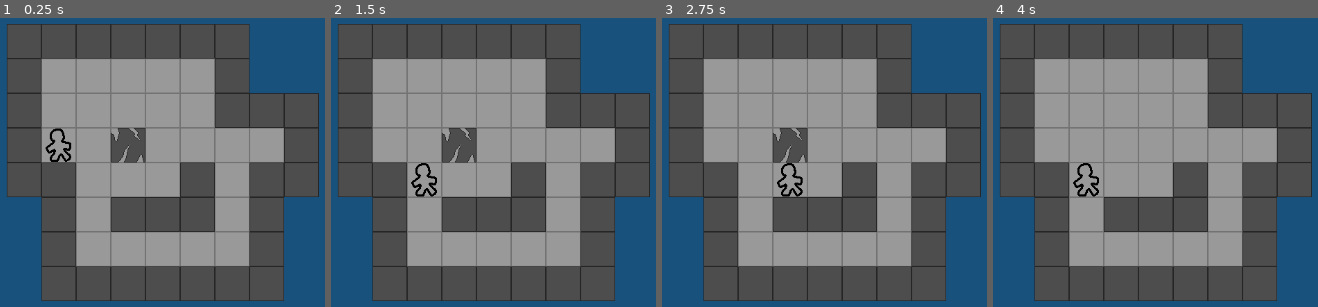
Above: before the commit, frames 1-4 (left to right).
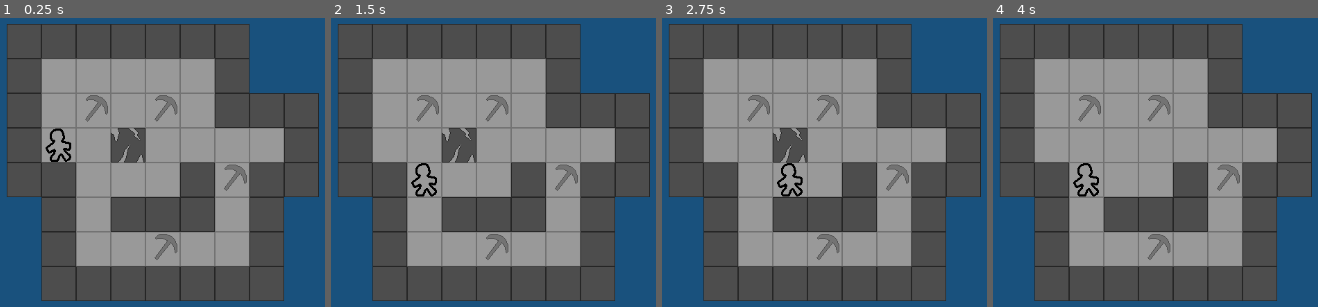
Above: after the commit, the same moments.

Repository: dyllandry/Dwarf-Spelunking
Game: Godot game, scene res://test.tscn
The game is run twice, just before and just after one commit, with the same random seed, the same clock (stepped at 60 frames per second) and the same inputs.
Inputs:
- Up to frame 1 (0.25 s): no input
- Up to frame 2 (1.5 s): tap Enter at 0.5 s; hold D (move_right) 0.53-1.28 s; tap Space at 1.25 s; hold S (move_down) from 1.28 s (still down)
- Up to frame 3 (2.75 s): tap Enter at 2 s; release S (move_down) at 2.03 s; hold D (move_right) from 2.03 s (still down)
- Up to frame 4 (4 s): tap Space at 2.75 s; release D (move_right) at 2.78 s; hold W (move_up) 2.78-3.53 s; tap Enter at 3.5 s; hold Left (move_left) from 3.53 s (still down)

The runs differ from the first frame. In frame 1, 1.0% of the frame differs, in the area x 26-76%, y 26-84%; in frame 2, 1.0%; in frame 3, 1.0%; in frame 4, 1.0%.

Commit message:
add pickupable pickaxe

Diff:
--- /dev/null
+++ b/pickaxe.gd
@@ -0,0 +1,7 @@
+extends Node2D
+
+
+func _on_static_body_2d_interacted():
+	var player = get_tree().get_nodes_in_group("Player")[0]
+	player.add_pickaxe()
+	queue_free()
--- /dev/null
+++ b/pickaxe.tscn
@@ -0,0 +1,24 @@
+[gd_scene load_steps=5 format=3 uid="uid://oabhyf3j32bb"]
+
+[ext_resource type="Script" path="res://pickaxe.gd" id="1_0etpl"]
+[ext_resource type="Texture2D" uid="uid://buygnyqc60oct" path="res://assets/pickaxe.png" id="1_jyim1"]
+[ext_resource type="Script" path="res://interactable.gd" id="3_wg7ko"]
+
+[sub_resource type="RectangleShape2D" id="RectangleShape2D_qfhr7"]
+size = Vector2(50, 50)
+
+[node name="Pickaxe" type="Node2D"]
+script = ExtResource("1_0etpl")
+
+[node name="Sprite2D" type="Sprite2D" parent="."]
+texture = ExtResource("1_jyim1")
+
+[node name="StaticBody2D" type="StaticBody2D" parent="."]
+collision_layer = 2
+collision_mask = 0
+script = ExtResource("3_wg7ko")
+
+[node name="CollisionShape2D" type="CollisionShape2D" parent="StaticBody2D"]
+shape = SubResource("RectangleShape2D_qfhr7")
+
+[connection signal="interacted" from="StaticBody2D" to="." method="_on_static_body_2d_interacted"]
--- a/player.gd
+++ b/player.gd
@@ -2,15 +2,17 @@
 
 var move_distance = 50 # Move distance in pixels
 
-var barrier_left  = false
+var barrier_left = false
 var barrier_right = false
-var barrier_up    = false
-var barrier_down  = false
+var barrier_up = false
+var barrier_down = false
 
-var interactable_left  = null
+var interactable_left = null
 var interactable_right = null
-var interactable_up    = null
-var interactable_down  = null
+var interactable_up = null
+var interactable_down = null
+
+var pickaxes: int = 0
 
 # Called when the node enters the scene tree for the first time.
 func _ready():
@@ -19,26 +21,37 @@
 
 # Called every frame. 'delta' is the elapsed time since the previous frame.
 func _process(_delta):
+	interact_by_input()
+	move_by_input()
+
+
+func add_pickaxe():
+	pickaxes += 1
+
+
+func interact_by_input():
+	if Input.is_action_just_pressed("move_left") && facing_interactable('left'):
+		interactable_left.interact()
+	if Input.is_action_just_pressed("move_right") && facing_interactable('right'):
+		interactable_right.interact()
+	if Input.is_action_just_pressed("move_up") && facing_interactable('up'):
+		interactable_up.interact()
+	if Input.is_action_just_pressed("move_down") && facing_interactable('down'):
+		interactable_down.interact()
+
+
+func move_by_input():
 	var direction = Vector2.ZERO
-	if Input.is_action_just_pressed("move_left")  && !barrier_left:
+	if Input.is_action_just_pressed("move_left") && !barrier_left:
 		direction.x = -1
 	if Input.is_action_just_pressed("move_right") && !barrier_right:
 		direction.x = 1
-	if Input.is_action_just_pressed("move_up")    && !barrier_up:
+	if Input.is_action_just_pressed("move_up") && !barrier_up:
 		direction.y = -1
-	if Input.is_action_just_pressed("move_down")  && !barrier_down:
+	if Input.is_action_just_pressed("move_down") && !barrier_down:
 		direction.y = 1
 
 	position += direction * move_distance
-
-	if Input.is_action_just_pressed("move_left")  && facing_interactable('left'):
-		interactable_left.interact()
-	if Input.is_action_just_pressed("move_right") && facing_interactable('right'):
-		interactable_right.interact()
-	if Input.is_action_just_pressed("move_up")    && facing_interactable('up'):
-		interactable_up.interact()
-	if Input.is_action_just_pressed("move_down")  && facing_interactable('down'):
-		interactable_down.interact()
 
 
 func _physics_process(_delta):
@@ -49,25 +62,25 @@
 func update_barriers():
 	var barrier_mask = 0b00000000_00000000_00000000_00000001
 
-	var left_result  = ray('left',  barrier_mask)
+	var left_result = ray('left', barrier_mask)
 	var right_result = ray('right', barrier_mask)
-	var up_result    = ray('up',    barrier_mask)
-	var down_result  = ray('down',  barrier_mask)
+	var up_result = ray('up', barrier_mask)
+	var down_result = ray('down', barrier_mask)
 
-	barrier_left  = left_result.has("collider")
+	barrier_left = left_result.has("collider")
 	barrier_right = right_result.has("collider")
-	barrier_up    = up_result.has("collider")
-	barrier_down  = down_result.has("collider")
+	barrier_up = up_result.has("collider")
+	barrier_down = down_result.has("collider")
 
 
 func facing_interactable(direction):
-	if (direction == 'left'  && interactable_left != null  && interactable_left.has_method('interact')):
+	if (direction == 'left' && interactable_left != null && interactable_left.has_method('interact')):
 		return true
 	if (direction == 'right' && interactable_right != null && interactable_right.has_method('interact')):
 		return true
-	if (direction == 'up'    && interactable_up != null    && interactable_up.has_method('interact')):
+	if (direction == 'up' && interactable_up != null && interactable_up.has_method('interact')):
 		return true
-	if (direction == 'down'  && interactable_down != null  && interactable_down.has_method('interact')):
+	if (direction == 'down' && interactable_down != null && interactable_down.has_method('interact')):
 		return true
 
 
@@ -78,10 +91,10 @@
 	interactable_down  = null
 
 	var interactable_collision_mask = 0b00000000_00000000_00000000_00000010
-	var left_result  = ray('left',  interactable_collision_mask)
+	var left_result = ray('left', interactable_collision_mask)
 	var right_result = ray('right', interactable_collision_mask)
-	var up_result    = ray('up',    interactable_collision_mask)
-	var down_result  = ray('down',  interactable_collision_mask)
+	var up_result = ray('up', interactable_collision_mask)
+	var down_result = ray('down', interactable_collision_mask)
 
 	if (left_result.has("collider")):
 		interactable_left = left_result.collider
--- a/player.tscn
+++ b/player.tscn
@@ -3,7 +3,7 @@
 [ext_resource type="Texture2D" uid="uid://cb5urqw4t2vkj" path="res://assets/player.png" id="1_8ikw5"]
 [ext_resource type="Script" path="res://player.gd" id="1_buw80"]
 
-[node name="Player" type="Node2D"]
+[node name="Player" type="Node2D" groups=["Player"]]
 script = ExtResource("1_buw80")
 metadata/_edit_group_ = true
 
--- a/test.tscn
+++ b/test.tscn
@@ -1,9 +1,10 @@
-[gd_scene load_steps=5 format=3 uid="uid://bjnesophnnc77"]
+[gd_scene load_steps=6 format=3 uid="uid://bjnesophnnc77"]
 
 [ext_resource type="PackedScene" uid="uid://ihtc1an0efy8" path="res://player.tscn" id="1_76lpv"]
 [ext_resource type="PackedScene" uid="uid://cmv0do80i5bui" path="res://floor.tscn" id="1_kady7"]
 [ext_resource type="PackedScene" uid="uid://dts2hsm3oigl2" path="res://wall.tscn" id="2_3sctt"]
 [ext_resource type="PackedScene" uid="uid://bbsebv58hlct2" path="res://cracked_wall.tscn" id="3_ii2co"]
+[ext_resource type="PackedScene" uid="uid://oabhyf3j32bb" path="res://pickaxe.tscn" id="5_rnn0s"]
 
 [node name="Test" type="Node"]
 
@@ -211,3 +212,15 @@
 
 [node name="Player" parent="." instance=ExtResource("1_76lpv")]
 position = Vector2(425, 325)
+
+[node name="Pickaxe" parent="." instance=ExtResource("5_rnn0s")]
+position = Vector2(475, 275)
+
+[node name="Pickaxe2" parent="." instance=ExtResource("5_rnn0s")]
+position = Vector2(575, 275)
+
+[node name="Pickaxe3" parent="." instance=ExtResource("5_rnn0s")]
+position = Vector2(675, 375)
+
+[node name="Pickaxe4" parent="." instance=ExtResource("5_rnn0s")]
+position = Vector2(575, 475)
Binary file added: assets/pickaxe.png
Not shown, added: assets/pickaxe.png.import
Binary file added: assets/src/pickaxe.aseprite
